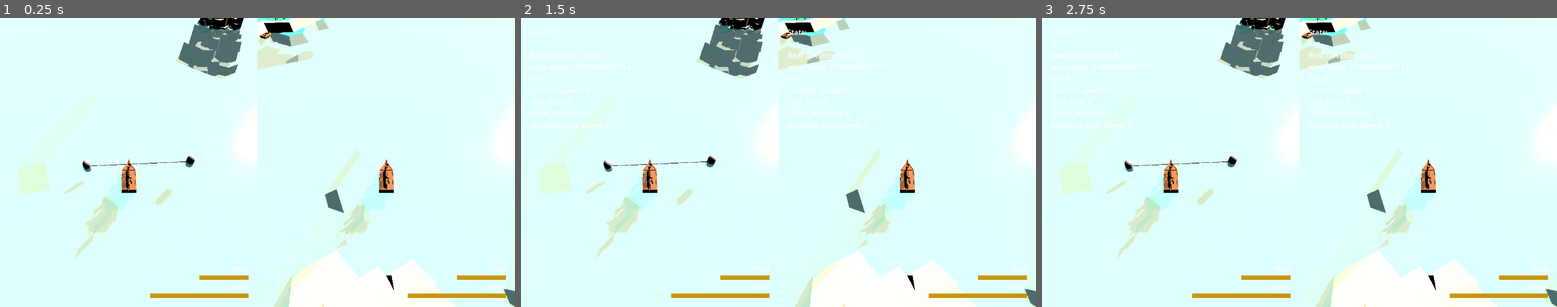
Above: before the commit, frames 1-3 (left to right).
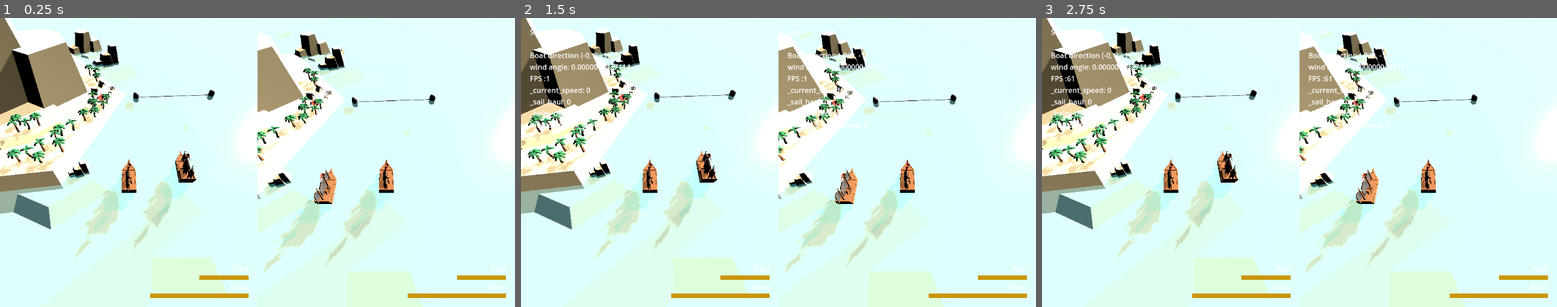
Above: after the commit, the same moments.

Repository: loiclovitana/Crapirate
Game: Godot game, scene res://src/gamemode/race.tscn
Same seed, same stepped clock (60 frames per second), same inputs: the game is played once before the commit and once after it.
Inputs:
- Up to frame 1 (0.25 s): no input
- Up to frame 2 (1.5 s): tap Enter at 0.5 s; tap Space at 1.25 s
- Up to frame 3 (2.75 s): no input

The runs differ from the first frame. In frame 1, 30% of the frame differs, in the area x 0-100%, y 0-100%; in frame 2, 30%; in frame 3, 30%.
Error before the commit: Attempt to call function 'add_child' in base 'null instance' on a null instance. (res://src/player/shooter.gd:58)
Error after the commit: Parse Error: Class "BulletShooter" hides a global script class. (res://src/player/Shooter.gd:1)

Commit message:
parcours

Diff:
--- a/src/gamemode/parcour/parcours.gd
+++ b/src/gamemode/parcour/parcours.gd
@@ -1,9 +1,37 @@
 extends Node3D
 
 
+var checkpoints : Array[RaceCheckpoint] = []
+var starting_line : RaceLine
+var finish_line : RaceLine
+
 # Called when the node enters the scene tree for the first time.
 func _ready():
-	pass # Replace with function body.
+	var last_checkpoint = null
+	for child in get_children():
+		if child is RaceCheckpoint:
+			var checkpoint : RaceCheckpoint = child as RaceCheckpoint
+			checkpoints.append(checkpoint)
+			if last_checkpoint:
+				last_checkpoint.next_checkpoint = checkpoint
+				checkpoint.last_checkpoint=last_checkpoint
+			last_checkpoint=checkpoint
+
+	assert(len(checkpoints)!= 0,"No checkpoint are defined for the parcour")
+	assert(checkpoints[0] is RaceLine,"First checkpoint need to be a line")
+	assert(checkpoints[-1] is RaceLine,"Last checkpoint need to be a line")
+	starting_line = checkpoints[0] as RaceLine
+	finish_line = checkpoints[-1] as RaceLine
+
+	# starting_line._has_started=false
+	# TODO: timer for starting
+
+	# find all player in the scene
+	# FIXME not very clean
+	var boats = get_tree().get_root().find_children("*","Boat",true,false)
+	print(boats)
+	for b in boats:
+		starting_line.add_player(b)
 
 
 # Called every frame. 'delta' is the elapsed time since the previous frame.
--- a/src/gamemode/parcour/raceCheckpoint.gd
+++ b/src/gamemode/parcour/raceCheckpoint.gd
@@ -3,7 +3,10 @@
 
 
 var _boats_to_cross : Array[Boat] = []
+var next_checkpoint : RaceCheckpoint
+var last_checkpoint : RaceCheckpoint
 
+signal has_passed(boat)
 
 # Called when the node enters the scene tree for the first time.
 func _ready():
@@ -14,8 +17,15 @@
 func _process(delta):
 	pass
 
+func _pass_checkpoint(boat : Boat):
+	remove_player(boat)
+	has_passed.emit(boat)
+	if next_checkpoint:
+		next_checkpoint.add_player(boat)
+	print("Checkpoint passed")
+
 ## add player as the next mark in the race
-func add_player_(boat : Boat):
+func add_player(boat : Boat):
 	_boats_to_cross.append(boat)
 
 ## remove player from tracking this mark
--- a/src/gamemode/parcour/raceMark.gd
+++ b/src/gamemode/parcour/raceMark.gd
@@ -4,7 +4,9 @@
 enum GateType {TRIBORD, BABORD}
 @export var type: GateType
 
+@onready var mark : Node3D = get_children()[0] as Node3D
 
+var boat_infos :Dictionary = {}
 
 # Called when the node enters the scene tree for the first time.
 func _ready():
@@ -16,6 +18,7 @@
 
 # Called every frame. 'delta' is the elapsed time since the previous frame.
 func _process(delta):
+	_detect_if_player_pass()
 	super(delta)
 	if _boats_to_cross.is_empty():
 		if %Arrow.visible:
@@ -25,17 +28,61 @@
 			%Arrow.visible=true
 
 ## add player as the next mark in the race
-func add_player_(boat : Boat):
+func add_player(boat : Boat):
 	super(boat)
+
+	# Compute initial angle for the boat
+	var boat_relative_position= To2DWorld.to_2d(boat.get_global_position() - get_global_position())
+	var last_checkpoint_relative_position = To2DWorld.to_2d(last_checkpoint.get_global_position() - get_global_position() )
+
+	var angle_done =last_checkpoint_relative_position.angle_to(boat_relative_position)
+	if type == GateType.BABORD:
+		angle_done= -angle_done
+
+	if type == GateType.TRIBORD:
+		pass
+	var angle_checkpoint =  _get_angle_between_checkpoint()
+
+	boat_infos[boat]={
+			"last_relative_position" : boat_relative_position
+			,"angle_todo" : (angle_checkpoint/2.0) - angle_done
+		}
+
 	for child in %Arrow.get_children():
 		var p_id = int(boat.player)
-		if 0<p_id<10:
+		if 0<p_id and p_id<=10:
 			child.set_layer_mask_value(10 +p_id ,true)
 
 ## remove player from tracking this mark
 func remove_player(boat : Boat):
+
+	boat_infos.erase(boat)
 	super(boat)
 	var p_id = int(boat.player)
 	for child in %Arrow.get_children():
-		if 0<p_id<10:
+		if 0<p_id and p_id<=10:
 			child.set_layer_mask_value(10 +p_id ,false)
+
+
+func _get_angle_between_checkpoint()-> float:
+	var next_checkpoint_relative_position = To2DWorld.to_2d(next_checkpoint.get_global_position() - get_global_position())
+	var last_checkpoint_relative_position = To2DWorld.to_2d(last_checkpoint.get_global_position() - get_global_position())
+	var angle_checkpoint = last_checkpoint_relative_position.angle_to(next_checkpoint_relative_position)
+	if angle_checkpoint<0:
+		angle_checkpoint += 2*PI
+	if type == GateType.BABORD:
+		angle_checkpoint = 2*PI - angle_checkpoint
+	return angle_checkpoint
+
+func _detect_if_player_pass():
+	for boat in _boats_to_cross:
+		var boat_relative_position = To2DWorld.to_2d(boat.get_global_position() - get_global_position())
+		var angle_delta =  boat_relative_position.angle_to(boat_infos[boat]["last_relative_position"])
+		if type == GateType.TRIBORD:
+			angle_delta= -angle_delta
+		if type == GateType.TRIBORD:
+			pass
+		boat_infos[boat]["angle_todo"] -= angle_delta
+		boat_infos[boat]["last_relative_position"] = boat_relative_position
+		if boat_infos[boat]["angle_todo"]<0:
+			_pass_checkpoint(boat)
--- a/src/gamemode/parcour/race_mark.tscn
+++ b/src/gamemode/parcour/race_mark.tscn
@@ -27,7 +27,6 @@
 script = ExtResource("1_8gu8o")
 
 [node name="Buoy" parent="." instance=ExtResource("2_dp2wq")]
-unique_name_in_owner = true
 
 [node name="Arrow" type="Node3D" parent="Buoy"]
 unique_name_in_owner = true
--- a/src/gamemode/parcour/raceline.gd
+++ b/src/gamemode/parcour/raceline.gd
@@ -1,11 +1,13 @@
-extends RaceCheckpoint
+class_name RaceLine extends RaceCheckpoint
 
 
 @export var portMark : Node3D ## Mark that define the port side of the line
 @export var startbordMark : Node3D ## Mark that define the starboard side of the line
 
-@onready var line : RayCast3D = %Line
+@onready var _line : RayCast3D = %Line
 @onready var lineMesh : MeshInstance3D = %LineVisual
+
+var _has_started = true
 
 # Called when the node enters the scene tree for the first time.
 func _ready() -> void:
@@ -18,6 +20,7 @@
 	super(delta)
 	_update_raycast_position()
 	_update_mesh_position()
+	_detect_if_player_pass()
 
 func _update_mesh_position():
 	var new_position = (portMark.get_global_position() +startbordMark.get_global_position()) /2
@@ -25,11 +28,23 @@
 
 	lineMesh.mesh.set_height((portMark.get_global_position() -startbordMark.get_global_position()).length())
 
-	var line = (portMark.get_global_position() -startbordMark.get_global_position())
-	var angle_line = Vector2(line.x,line.z).angle()
+	var line_vector = (portMark.get_global_position() -startbordMark.get_global_position())
+	var angle_line = Vector2(line_vector.x,line_vector.z).angle()
 	lineMesh.set_global_rotation(Vector3(0,-angle_line,PI/2))
 
 
 func _update_raycast_position():
-	line.set_global_position(portMark.get_global_position())
-	line.set_target_position(startbordMark.get_global_position() -portMark.get_global_position())
+	_line.set_global_position(portMark.get_global_position())
+	_line.set_target_position(_line.to_local(startbordMark.get_global_position()) )
+
+func _detect_if_player_pass():
+	if _line.is_colliding():
+		var boat = _line.get_collider()
+		if boat not in _boats_to_cross:
+			print("Not a player")
+			print(_boats_to_cross)
+			return
+
+		if _has_started :
+			_pass_checkpoint(boat)
+			_line.add_exception(boat)
--- a/src/gamemode/race.tscn
+++ b/src/gamemode/race.tscn
@@ -25,7 +25,7 @@
 script = ExtResource("3_gb4n2")
 
 [node name="Boat" parent="SplitscreenView" instance=ExtResource("3_4j3ew")]
-transform = Transform3D(-4.37114e-08, 0, 1, 0, 1, 0, -1, 0, -4.37114e-08, 10, -0.012, 0)
+transform = Transform3D(-4.37114e-08, 0, 1, 0, 1, 0, -1, 0, -4.37114e-08, 15.7436, -0.0120038, 27.3579)
 speed_stat = 10
 
 [node name="StaticCamera" type="Camera3D" parent="SplitscreenView/Boat"]
@@ -39,7 +39,7 @@
 cull_mask = 2047
 
 [node name="Boat2" parent="SplitscreenView" instance=ExtResource("3_4j3ew")]
-transform = Transform3D(-4.37114e-08, 0, 1, 0, 1, 0, -1, 0, -4.37114e-08, -10, -0.012, 0)
+transform = Transform3D(-4.37114e-08, 0, 1, 0, 1, 0, -1, 0, -4.37114e-08, 19.1313, -0.012, 26.6746)
 speed_stat = 10
 player = "p2"
 
@@ -57,15 +57,43 @@
 script = ExtResource("6_iee00")
 
 [node name="StartLine" parent="Parcours" node_paths=PackedStringArray("portMark", "startbordMark") instance=ExtResource("8_gpvjv")]
-transform = Transform3D(1, 0, 0, 0, 1, 0, 0, 0, 1, 11.9279, 0, -1.54629)
+transform = Transform3D(1, 0, 0, 0, 1, 0, 0, 0, 1, 20.787, -1.90735e-06, 18.1489)
 portMark = NodePath("Buoy")
 startbordMark = NodePath("Buoy2")
 
 [node name="Buoy" parent="Parcours/StartLine" instance=ExtResource("9_w4rdk")]
-transform = Transform3D(1, 0, 0, 0, 1, 0, 0, 0, 1, -4.63864, 0, 0.334988)
+transform = Transform3D(1, 0, 0, 0, 1, 0, 0, 0, 1, -4.38276, 0, 0.40905)
 
 [node name="Buoy2" parent="Parcours/StartLine" instance=ExtResource("9_w4rdk")]
-transform = Transform3D(1, 0, 0, 0, 1, 0, 0, 0, 1, 2.14992, -1.90735e-06, -0.0407429)
+transform = Transform3D(1, 0, 0, 0, 1, 0, 0, 0, 1, 2.40579, -1.90735e-06, 0.0333195)
 
 [node name="RaceMark" parent="Parcours" instance=ExtResource("7_li58y")]
-transform = Transform3D(1, 0, 0, 0, 1, 0, 0, 0, 1, 21.2793, -5.72205e-06, 14.5298)
+transform = Transform3D(0.768306, 0, 0.640083, 0, 1, 0, -0.640083, 0, 0.768306, 27.9451, -5.72205e-06, -27.4597)
+type = 1
+
+[node name="RaceMark2" parent="Parcours" instance=ExtResource("7_li58y")]
+transform = Transform3D(-0.13696, 0, 0.990577, 0, 1, 0, -0.990577, 0, -0.13696, 18.6477, -5.72205e-06, -33.1165)
+type = 1
+
+[node name="RaceMark3" parent="Parcours" instance=ExtResource("7_li58y")]
+transform = Transform3D(0.545122, 0, -0.838357, 0, 1, 0, 0.838357, 0, 0.545122, -25.4464, 0.00425434, -15.686)
+
+[node name="RaceMark4" parent="Parcours" instance=ExtResource("7_li58y")]
+transform = Transform3D(-0.866025, 0, -0.5, 0, 1, 0, 0.5, 0, -0.866025, -42.1268, -3.8147e-06, -25.3758)
+
+[node name="RaceMark5" parent="Parcours" instance=ExtResource("7_li58y")]
+transform = Transform3D(0.258819, 0, 0.965926, 0, 1, 0, -0.965926, 0, 0.258819, -28.8228, -3.8147e-06, -41.7011)
+
+[node name="RaceMark6" parent="Parcours" instance=ExtResource("7_li58y")]
+transform = Transform3D(1, 0, 0, 0, 1, 0, 0, 0, 1, -17.4979, -3.8147e-06, -31.8247)
+
+[node name="FinishLine" parent="Parcours" node_paths=PackedStringArray("portMark", "startbordMark") instance=ExtResource("8_gpvjv")]
+transform = Transform3D(0.0685029, 0, 0.997651, 0, 1, 0, -0.997651, 0, 0.0685029, -3.34829, -1.90735e-06, 28.7271)
+portMark = NodePath("Buoy")
+startbordMark = NodePath("Buoy2")
+
+[node name="Buoy" parent="Parcours/FinishLine" instance=ExtResource("9_w4rdk")]
+transform = Transform3D(1, 0, 0, 0, 1, 0, 0, 0, 1, -4.38276, 0, 0.40905)
+
+[node name="Buoy2" parent="Parcours/FinishLine" instance=ExtResource("9_w4rdk")]
+transform = Transform3D(1, 0, 0, 0, 1, 0, 0, 0, 1, 2.40579, -1.90735e-06, 0.0333195)
--- /dev/null
+++ b/src/helpers/vector3d_to_2d.gd
@@ -0,0 +1,5 @@
+class_name To2DWorld extends Object
+
+
+static func to_2d(vector_3d : Vector3):
+	return Vector2(vector_3d.x,vector_3d.z)
--- a/src/player/boat.gd
+++ b/src/player/boat.gd
@@ -10,7 +10,7 @@
 const SPEED_SCALE = 0.1
 
 # stats
-@export_range(1,10) var speed_stat = 5
+@export_range(1,100) var speed_stat = 5
 @export_range(0,1) var sail_influence = 1 #not used yet
 
 @export var player = 'p1'
--- a/src/player/boat.tscn
+++ b/src/player/boat.tscn
@@ -2,7 +2,7 @@
 
 [ext_resource type="Script" path="res://src/player/boat.gd" id="1_qrajo"]
 [ext_resource type="PackedScene" uid="uid://b5vvlt3okj3vw" path="res://src/player/rendering/boat_rendering.tscn" id="2_4qo4p"]
-[ext_resource type="Script" path="res://src/player/shooter.gd" id="4_0ymc3"]
+[ext_resource type="Script" path="res://src/player/Shooter.gd" id="4_0ymc3"]
 [ext_resource type="PackedScene" uid="uid://bdd2vi53oum2w" path="res://src/player/hud/boat_canvas.tscn" id="4_qqy8j"]
 [ext_resource type="PackedScene" uid="uid://dqs7ybxxgn4lf" path="res://src/bullets/base_bullet.tscn" id="5_rjarl"]
 [ext_resource type="Script" path="res://src/player/BoatCollisionDetections.gd" id="6_opmnx"]
--- a/src/player/shooter.gd
+++ b/src/player/shooter.gd
@@ -14,7 +14,7 @@
 # Attributes
 var shooters :Array[Marker3D] = []
 @onready var boat : Boat = get_parent()
-@onready var bullets = %Bullets
+var bullets :Node
 
 
 # variables
@@ -23,11 +23,16 @@
 
 var bullets_ready : Array[Bullet] = []
 
-# Called when the node enters the scene tree for the first time.
+
 func _ready() -> void:
+	# get the markers
 	for child in get_children():
 		if child is Marker3D:
 			shooters.append(child)
+
+	# create a node where to instantiate the bullets (make it not 3d so that the transform is not impacted)
+	bullets = Node.new()
+	self.add_child(bullets)
 
 
 ##	==================================================================
--- a/src/world/sea.tscn
+++ b/src/world/sea.tscn
@@ -10,7 +10,7 @@
 
 [sub_resource type="BoxMesh" id="BoxMesh_2rwjc"]
 material = SubResource("StandardMaterial3D_yaqkr")
-size = Vector3(100, 20, 100)
+size = Vector3(200, 20, 200)
 
 [sub_resource type="BoxShape3D" id="BoxShape3D_yam46"]
 size = Vector3(100, 20, 100)
